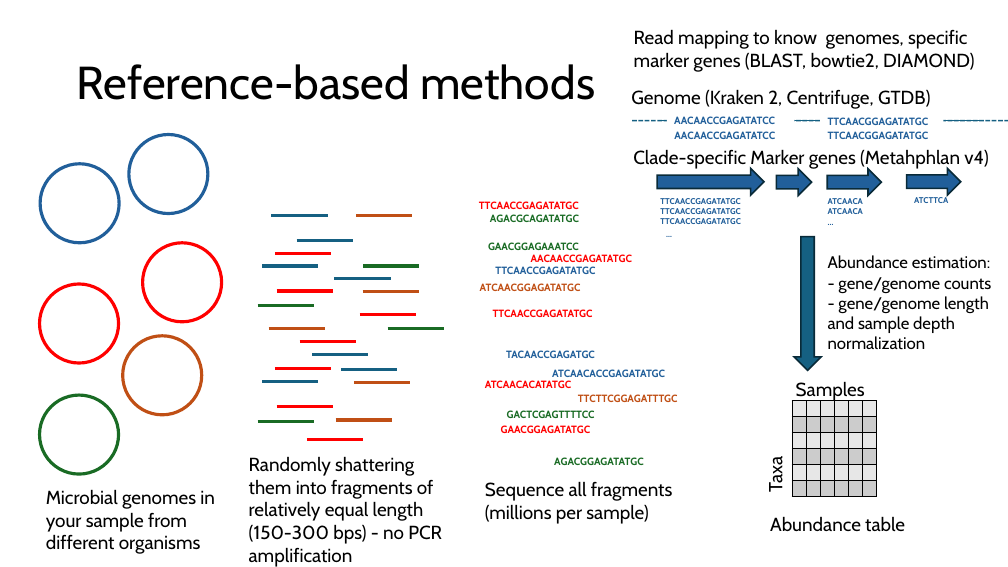
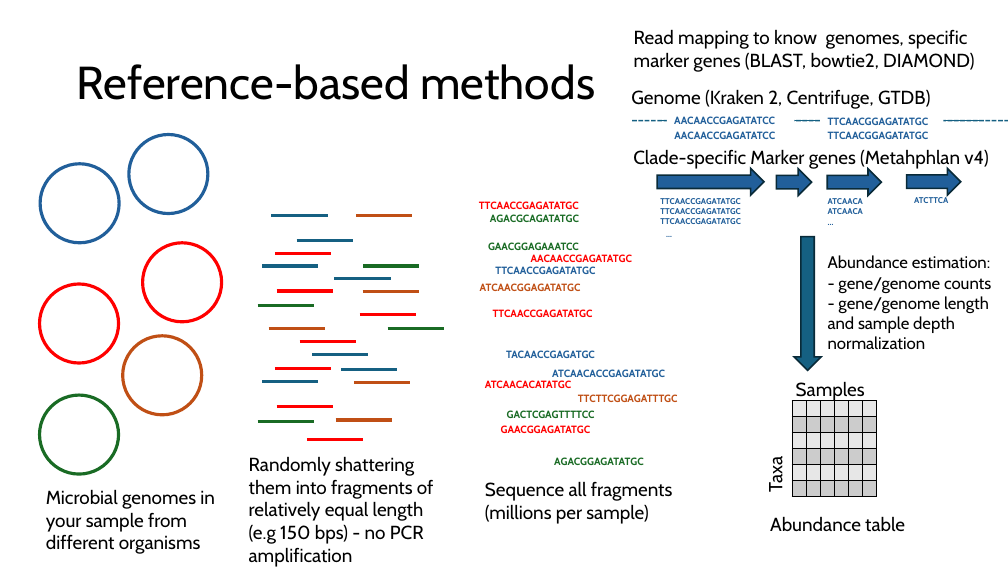
Before and after one commit to biosustain/dsp_metagenomics_training, a slide deck: slide 29 of course_contents/IntroMetagenomics.pptx. Drawn at 1008x567 pixels with LibreOffice and Linux fonts; fonts in the diff are those of the drawing. Boxes give left, top, right and bottom in pixels: in the first picture for what was removed or moved away, otherwise in the second. Text is boxed around its words. In the diff, an @@ line names an element or a change of style, - is before the commit and + after.

```diff
--- a/course_contents/IntroMetagenomics.pptx
+++ b/course_contents/IntroMetagenomics.pptx
@@ text at [249,456,434,567]: text changed @@
-Randomly shattering them into fragments of relatively equal length (150-300 bps) - no PCR amplification
+Randomly shattering them into fragments of relatively equal length (e.g 150 bps) - no PCR amplification
```
Also in this commit, not shown: 11 other slides changed, 1 other file.
